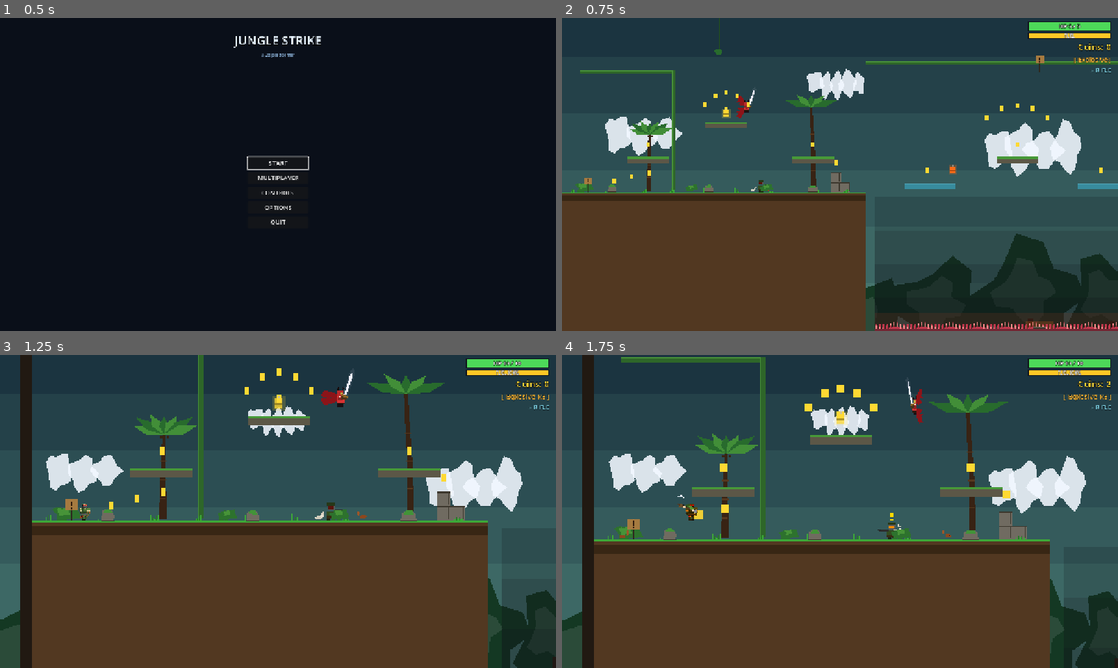
Above: before the commit, frames 1-4 (two rows, left to right).
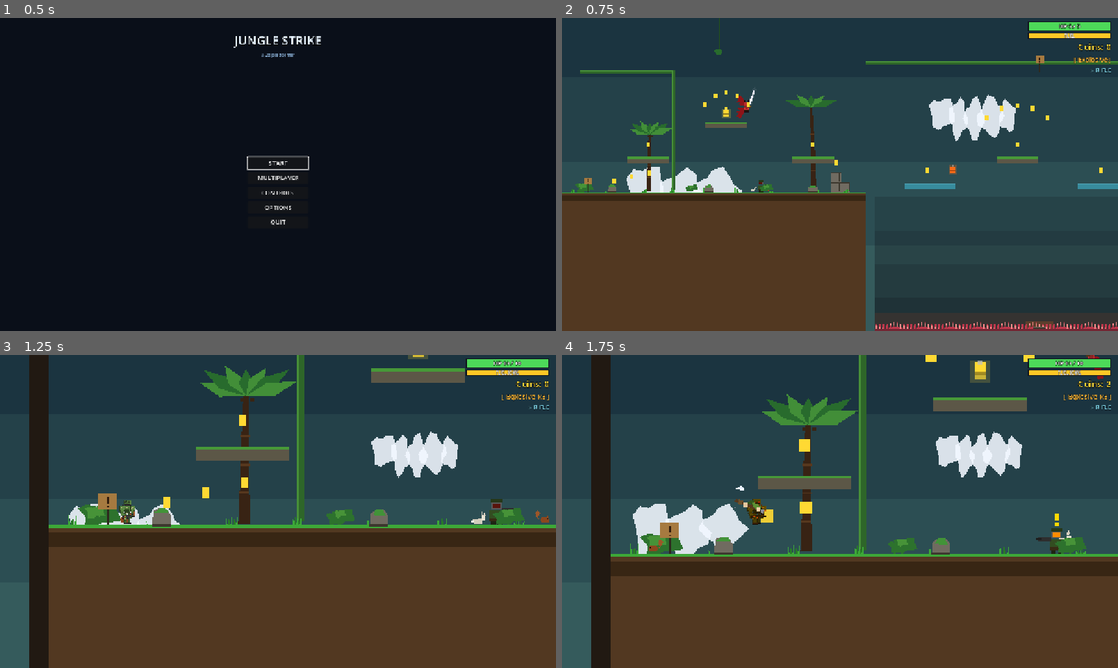
Above: after the commit, the same moments.

Repository: Crapula1/2d-platformer
Game: Godot game, scene res://scenes/MainMenu.tscn
Two runs of this game, one before a commit and one after it. Both use one fixed random seed, a clock stepped at 60 frames per second and the inputs below.
Inputs (mouse positions are in pixels of both pictures, inside the frame that each line leads up to):
- Up to frame 1 (0.5 s): no input
- Up to frame 2 (0.75 s): click "START" at 0.5 s
- Up to frame 3 (1.25 s): no input
- Up to frame 4 (1.75 s): tap Enter at 1.25 s; move the mouse to (962, 495) at 1.27 s; hold D (move_right) from 1.28 s (still down); tap J (attack) at 1.35 s; click (962, 495) at 1.42 s; tap Space (jump) at 1.52 s

Frame 1 is identical in both runs. In frame 2, 9.7% of the frame differs, in the area x 7-100%, y 16-100%; in frame 3, 31%; in frame 4, 33%, in the area x 0-100%, y 0-100%.

Commit message:
tune: bump player camera zoom from 1.5x to 2.25x
Closer POV per user request.

Co-Authored-By: Claude Opus 4.7 <noreply@anthropic.com>

Diff:
--- a/scenes/Player.tscn
+++ b/scenes/Player.tscn
@@ -134,7 +134,7 @@
 shape = SubResource("RectangleShape2D_hurt")
 
 [node name="Camera2D" type="Camera2D" parent="."]
-zoom = Vector2(1.5, 1.5)
+zoom = Vector2(2.25, 2.25)
 limit_left = -50
 limit_top = -400
 limit_right = 10000
--- a/scenes/PlayerDemon.tscn
+++ b/scenes/PlayerDemon.tscn
@@ -152,7 +152,7 @@
 shape = SubResource("RectangleShape2D_hurt")
 
 [node name="Camera2D" type="Camera2D" parent="."]
-zoom = Vector2(1.5, 1.5)
+zoom = Vector2(2.25, 2.25)
 limit_left = -50
 limit_top = -400
 limit_right = 10000
--- a/scripts/Level.gd
+++ b/scripts/Level.gd
@@ -1303,7 +1303,7 @@
 	cam.position_smoothing_enabled = false
 	cam.drag_horizontal_enabled = false
 	cam.drag_vertical_enabled = false
-	cam.zoom = Vector2(1.5, 1.5)
+	cam.zoom = Vector2(2.25, 2.25)
 
 # -----------------------------------------------------------------------------
 # Atmospheric critters — purely cosmetic squirrels & rabbits.
